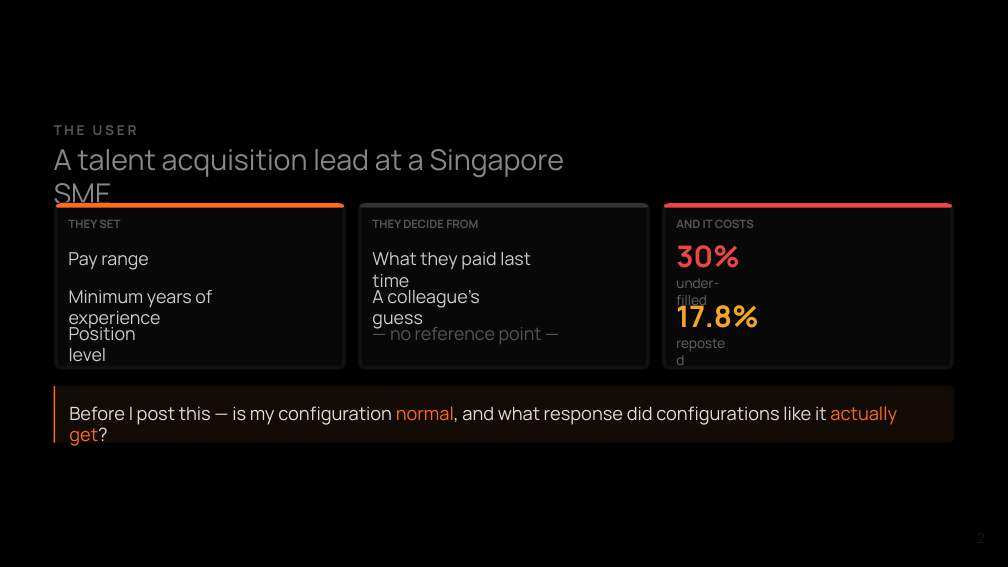
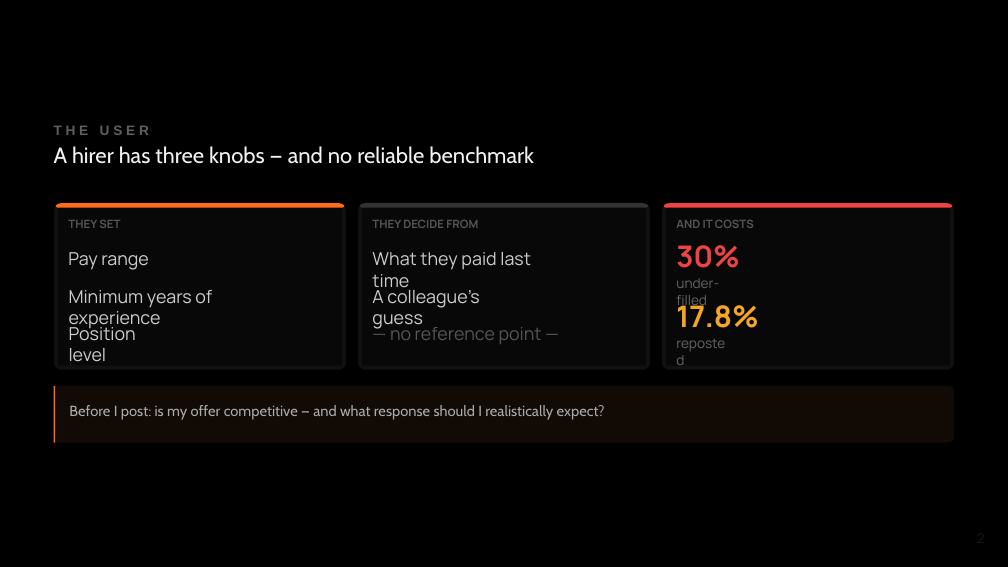
Before and after one commit to bomberblue/job-analytics-dashboard, a slide deck: slide 2 of docs/job-analytics-hirer-deck.pptx. Drawn at 1008x567 pixels with LibreOffice and Linux fonts; fonts in the diff are those of the drawing. Boxes give left, top, right and bottom in pixels: in the first picture for what was removed or moved away, otherwise in the second. Text is boxed around its words. In the diff, an @@ line names an element or a change of style, - is before the commit and + after.

Commit message:
updated slides

```diff
--- a/docs/job-analytics-hirer-deck.pptx
+++ b/docs/job-analytics-hirer-deck.pptx
@@ text "T H E U S ..." at (54, 125, 149, 135): font Manrope to Arial, text colour #555555 to #5F5F5F @@
@@ text at (54, 146, 534, 164): text changed; size 27.2 to 21 pt; font Manrope to Cabin; text colour #888888 to #F2F2F2 @@
-A talent acquisition lead at a Singapore SME
+A hirer has three knobs — and no reliable benchmark
@@ text at (69, 405, 605, 420): text changed; size 17.4 to 14 pt; font Manrope to Cabin; text colour #DDDDDD to #AAAAAA @@
-Before I post this — is my configuration normal, and what response did configurations like it actually get?
+Before I post: is my offer competitive — and what response should I realistically expect?
```
Also in this commit, not shown: 12 other slides changed, 1 slide added, 1 slide removed.
